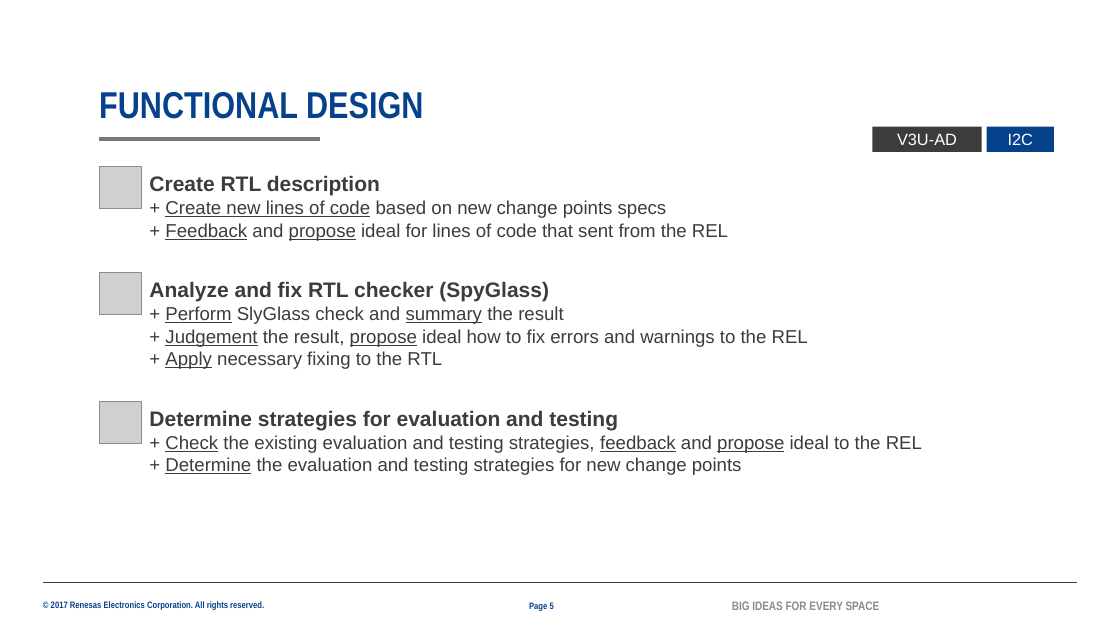
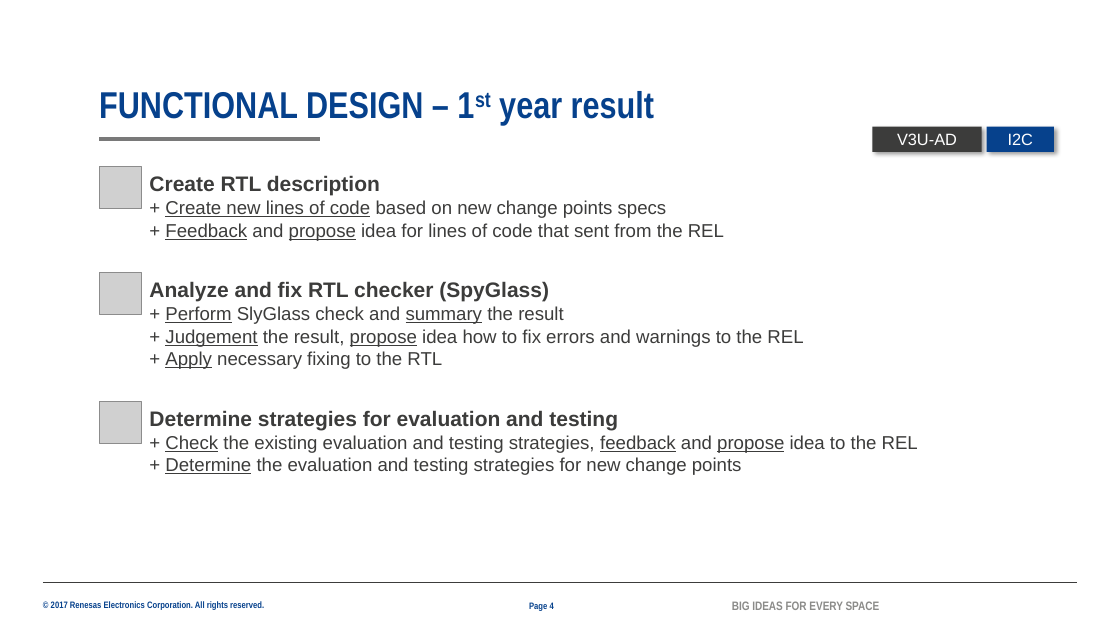
Before and after one commit to lesyhau/bridge, a slide deck: slide 4 of mms.pptx (slide 5 before the commit). Drawn at 1120x630 pixels with LibreOffice and Linux fonts; fonts in the diff are those of the drawing; grey boxes stand for pictures; background and template pictures are left out. Boxes give left, top, right and bottom in pixels: in the first picture for what was removed or moved away, otherwise in the second. Text is boxed around its words. In the diff, an @@ line names an element or a change of style, - is before the commit and + after.

```diff
--- a/mms.pptx
+++ b/mms.pptx
@@ title at box(99, 91, 654, 125): text changed @@
-FUNCTIONAL DESIGN
+FUNCTIONAL DESIGN – 1st year result
@@ rectangle "V3U-AD" at box(873, 127, 982, 152): shadow on @@
@@ rectangle "I2C" at box(987, 127, 1054, 152): shadow on @@
@@ text at box(165, 223, 724, 241): text changed @@
-+ Feedback and propose ideal for lines of code that sent from the REL
++ Feedback and propose idea for lines of code that sent from the REL
@@ text at box(165, 329, 803, 347): text changed @@
-+ Judgement the result, propose ideal how to fix errors and warnings to the REL
++ Judgement the result, propose idea how to fix errors and warnings to the REL
@@ text at box(165, 435, 918, 453): text changed @@
-+ Check the existing evaluation and testing strategies, feedback and propose ideal to the REL
++ Check the existing evaluation and testing strategies, feedback and propose idea to the REL
@@ page number at box(529, 602, 554, 611): text changed @@
-Page 5
+Page 4
```
Also in this commit, not shown: 8 other slides changed, 4 slides added, 2 slides removed.
